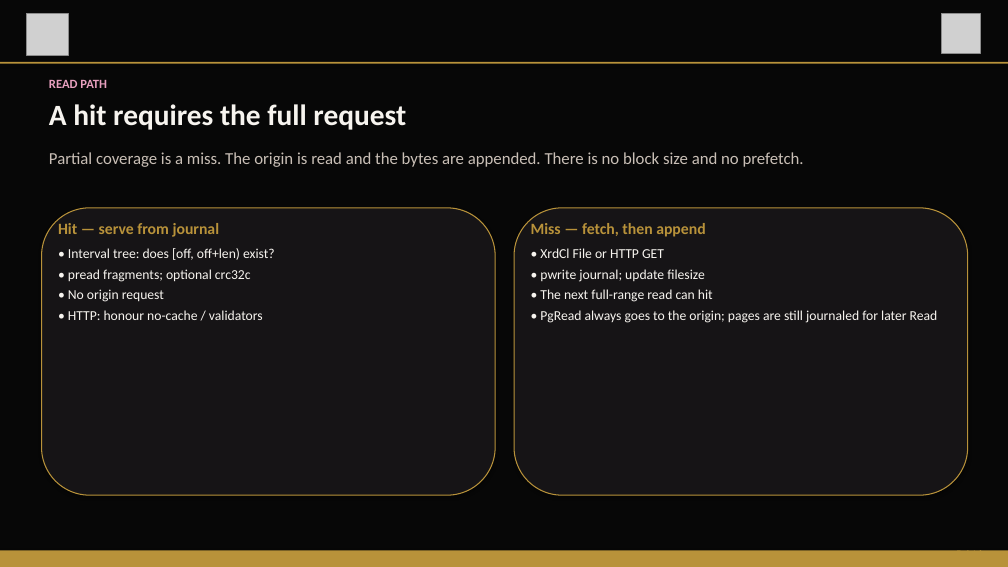
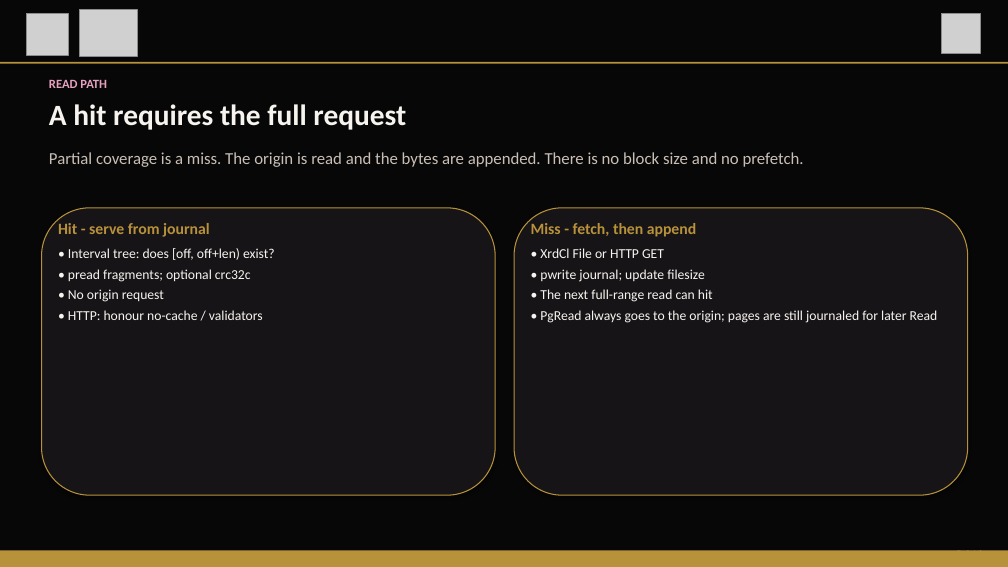
Before and after one commit to cern-eos/xrootd, a slide deck: slide 5 of docs/JournalCache-architecture-slides.pptx. Drawn at 1008x567 pixels with LibreOffice and Linux fonts; fonts in the diff are those of the drawing; grey boxes stand for pictures. Boxes give left, top, right and bottom in pixels: in the first picture for what was removed or moved away, otherwise in the second. Text is boxed around its words. In the diff, an @@ line names an element or a change of style, - is before the commit and + after.

Commit message:
Add the JournalCache logo and GitHub branch to the architecture slides.

```diff
--- a/docs/JournalCache-architecture-slides.pptx
+++ b/docs/JournalCache-architecture-slides.pptx
@@ picture added at (79, 9, 137, 56) @@
@@ text at (58, 223, 210, 237): text changed @@
-Hit — serve from journal
+Hit - serve from journal
@@ text at (531, 223, 696, 237): text changed @@
-Miss — fetch, then append
+Miss - fetch, then append
```
Also in this commit, not shown: 15 other slides changed, 3 other files.
